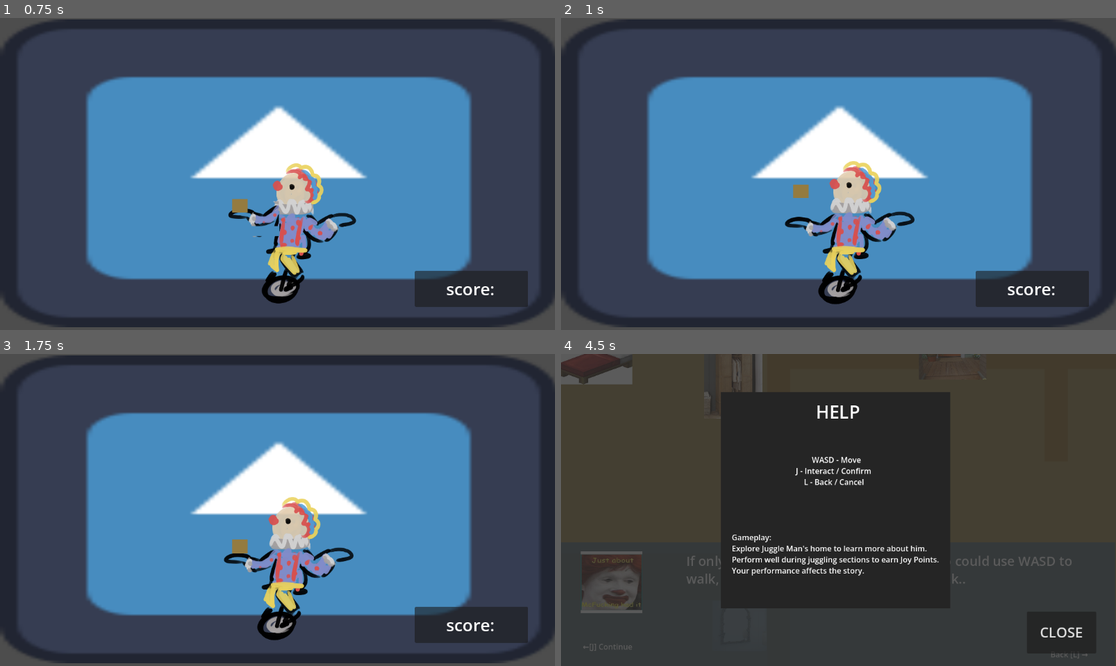
Above: before the commit, frames 1-4 (two rows, left to right).
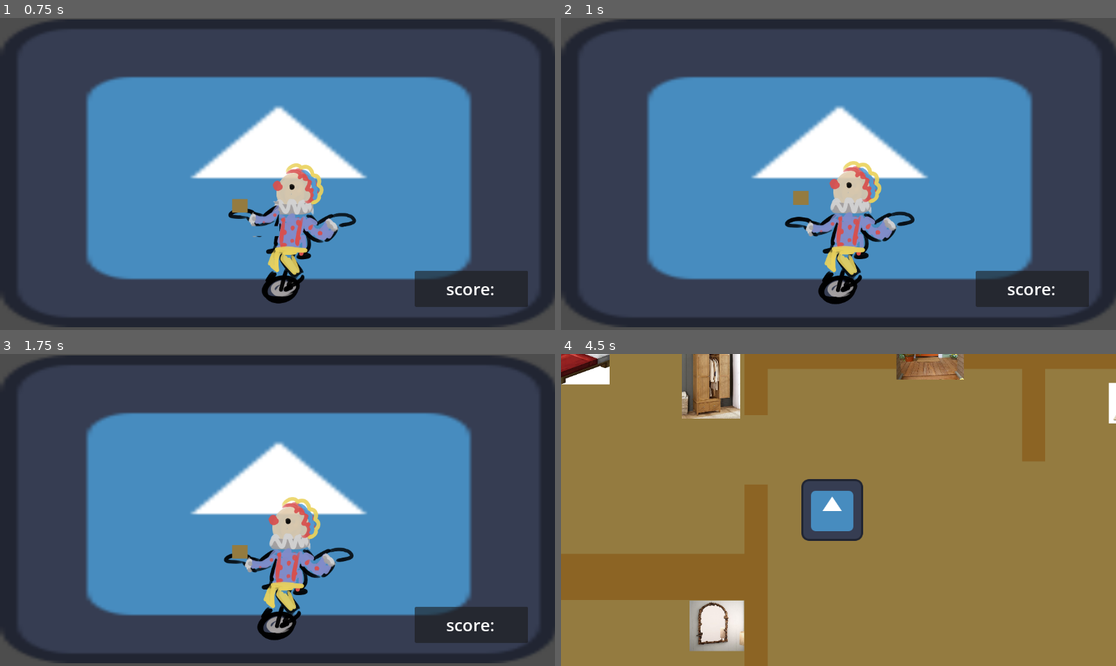
Above: after the commit, the same moments.

Repository: Isabelle1909/JuggleManMania
Game: Godot game, scene res://scenes/juggling_level/juggling_scene.tscn
The game is run twice, just before and just after one commit, with the same random seed, the same clock (stepped at 60 frames per second) and the same inputs. This scene is started directly instead of the project's main scene. The engine's default icon, where the game draws it, is replaced by a stand-in: a white triangle on a blue panel in a dark square.
Inputs:
- Up to frame 1 (0.75 s): hold Up (ui_up) from 0.53 s (still down); tap J (interact) at 0.6 s
- Up to frame 2 (1 s): keep holding Up (ui_up)
- Up to frame 3 (1.75 s): keep holding Up (ui_up); tap T (test input 1) at 1.35 s
- Up to frame 4 (4.5 s): release Up (ui_up) at 2.03 s; hold A (move_left) 2.03-3.53 s; tap J (interact) at 2.1, 3.6 s; tap T (test input 1) at 2.85, 4.35 s; hold L (back) 3.53-4.28 s; hold D (move_right) from 4.28 s (still down)

Frame 1 is identical in both runs. In frame 2, 0.1% of the frame differs, in the area x 41-45%, y 53-60%; in frame 3, 0.1%; in frame 4, 99%, in the area x 0-100%, y 0-100%.

Commit message:
with exe

Diff:
--- a/juggle-man-mania-project/scenes/juggling_level/juggling_player.tscn
+++ b/juggle-man-mania-project/scenes/juggling_level/juggling_player.tscn
@@ -104,7 +104,7 @@
 collision_mask = 96
 
 [node name="CollisionShape2D" type="CollisionShape2D" parent="hit_areas/early_left" unique_id=1270791091]
-position = Vector2(-102.375, -69)
+position = Vector2(-101.375, -58)
 shape = SubResource("RectangleShape2D_22j5a")
 
 [node name="perfect_left" type="Area2D" parent="hit_areas" unique_id=647849357]
@@ -112,7 +112,7 @@
 collision_mask = 96
 
 [node name="CollisionShape2D" type="CollisionShape2D" parent="hit_areas/perfect_left" unique_id=1116100008]
-position = Vector2(-105.75, -40)
+position = Vector2(-104.75, -29)
 shape = SubResource("RectangleShape2D_fjldn")
 
 [node name="late_left" type="Area2D" parent="hit_areas" unique_id=1929758645]
@@ -120,7 +120,7 @@
 collision_mask = 96
 
 [node name="CollisionShape2D" type="CollisionShape2D" parent="hit_areas/late_left" unique_id=1840191518]
-position = Vector2(-108, -11)
+position = Vector2(-107, 0)
 shape = SubResource("RectangleShape2D_tfhsj")
 
 [node name="early_right" type="Area2D" parent="hit_areas" unique_id=164673866]
@@ -153,7 +153,7 @@
 physics_material_override = ExtResource("3_fjldn")
 
 [node name="CollisionShape2D" type="CollisionShape2D" parent="StaticBody2D" unique_id=1480277747]
-position = Vector2(-107, 8)
+position = Vector2(-106, 19)
 shape = SubResource("RectangleShape2D_310rx")
 
 [node name="StaticBody2D2" type="StaticBody2D" parent="." unique_id=1106023771]
Not shown, changed: juggle-man-mania-project/export_presets.cfg
Not shown, changed: JuggleManMania.pck
